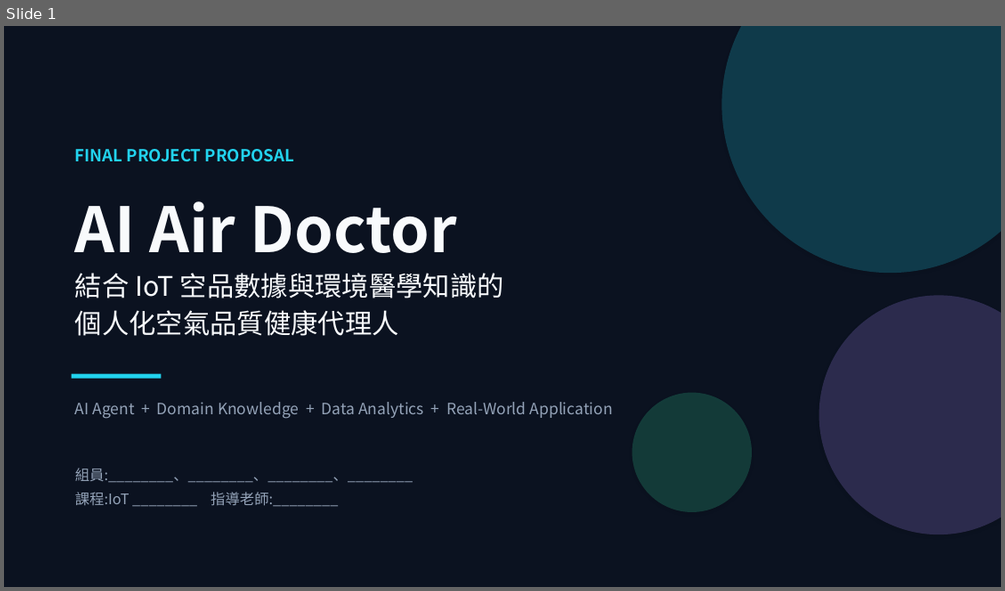
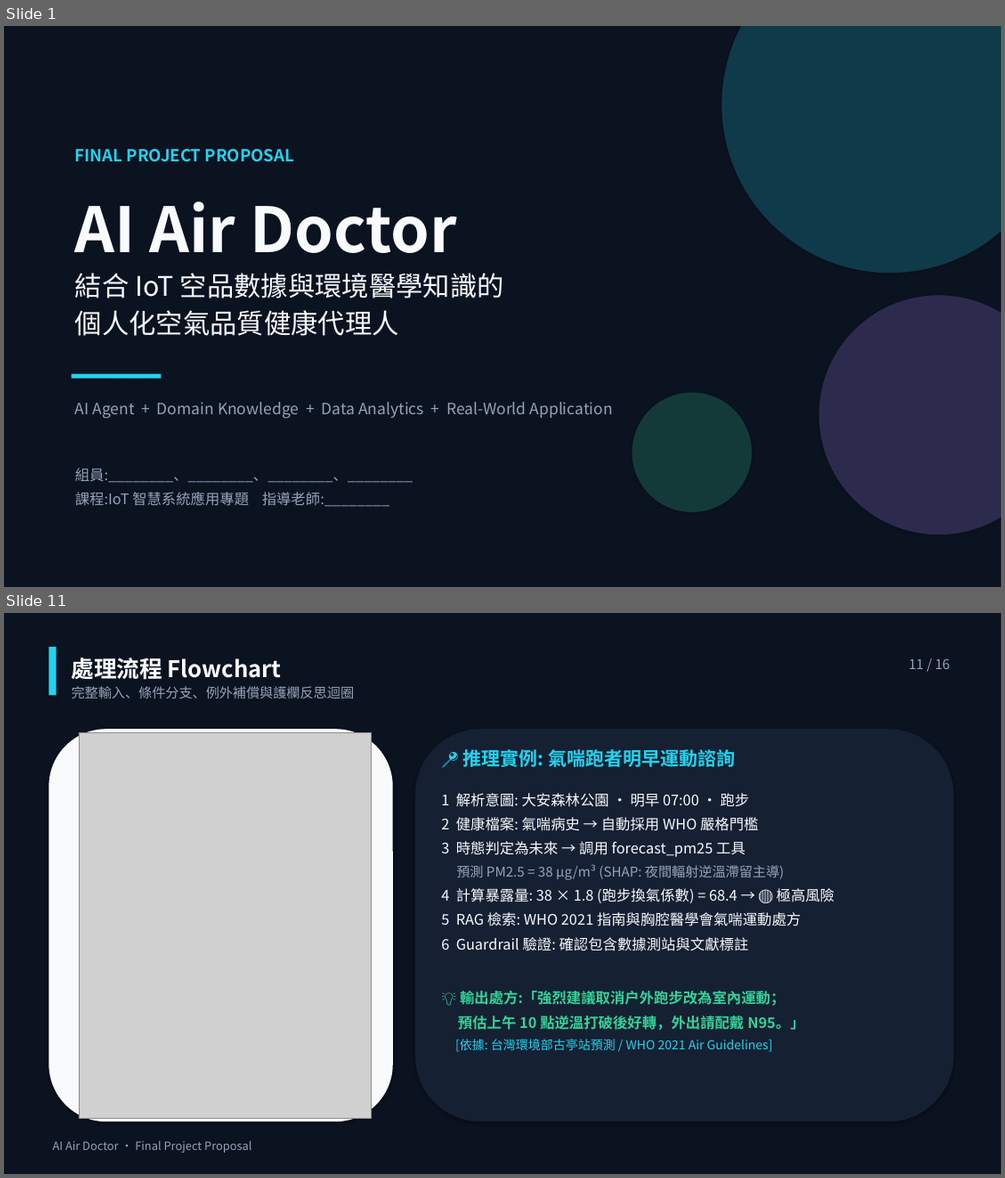
Before and after one commit to aghoniln/IOT_group_proposal, a slide deck: docs/Proposal_AI_Air_Doctor.pptx. Shown one above the other, each under a label of ours: slide 1 before the commit, slides 1 and 11 after it; the slides between them are not shown. The pictures are 1005x591 and 1005x1178 pixels, drawn with LibreOffice and Linux fonts; fonts in the diff are those of the drawing; grey boxes stand for pictures. Boxes give left, top, right and bottom in pixels: in the first picture for what was removed or moved away, otherwise in the second. Text is boxed around its words. In the diff, an @@ line names an element or a change of style, - is before the commit and + after.

```diff
--- a/docs/Proposal_AI_Air_Doctor.pptx
+++ b/docs/Proposal_AI_Air_Doctor.pptx
@@ slide 11 added at [4, 613, 1001, 1174], background #FFFFFF @@
@@ rectangle added at [4, 613, 1001, 1174], fill #0B1220 @@
@@ rectangle added at [48, 647, 57, 695], fill #22D3EE @@
@@ text added at [72, 657, 282, 680], 22 pt, text #F8FAFC, bold @@
+處理流程 Flowchart
@@ text added at [908, 659, 950, 669], 13 pt, text #94A3B8 @@
+11 / 16
@@ text added at [72, 686, 355, 698], 13 pt, text #94A3B8 @@
+完整輸入、條件分支、例外補償與護欄反思迴圈
@@ rounded rectangle added at [48, 729, 393, 1121], fill #F8FAFC @@
@@ picture added at [79, 732, 372, 1118] @@
@@ rounded rectangle added at [415, 729, 954, 1121], fill #152033 @@
@@ text added at [462, 749, 735, 767], 18 pt, text #22D3EE, bold @@
+📍 推理實例: 氣喘跑者明早運動諮詢
@@ text added at [441, 793, 834, 1052], 14 pt, text #F8FAFC @@
+1 解析意圖: 大安森林公園 · 明早 07:00 · 跑步
+2 健康檔案: 氣喘病史 → 自動採用 WHO 嚴格門檻
+3 時態判定為未來 → 調用 forecast_pm25 工具
+預測 PM2.5 = 38 μg/m³ (SHAP: 夜間輻射逆溫滯留主導)
+4 計算暴露量: 38 × 1.8 (跑步換氣係數) = 68.4 → 🔴 極高風險
+5 RAG 檢索: WHO 2021 指南與胸腔醫學會氣喘運動處方
+6 Guardrail 驗證: 確認包含數據測站與文獻標註
+💡 輸出處方:「強烈建議取消戶外跑步改為室內運動；
+預估上午 10 點逆溫打破後好轉，外出請配戴 N95。」
+[依據: 台灣環境部古亭站預測 / WHO 2021 Air Guidelines]
@@ text added at [53, 1141, 251, 1152], 11 pt, text #94A3B8 @@
+AI Air Doctor · Final Project Proposal
@@ slide 1 changed as well @@
@@ background #0B1220 to #FFFFFF @@
@@ rectangle added at [4, 26, 1001, 587], fill #0B1220 @@
@@ text at [75, 491, 389, 507]: text changed @@
-課程:IoT ________ 指導老師:________
+課程:IoT 智慧系統應用專題 指導老師:________
```
Also in this commit, not shown: 9 other slides changed, 5 other slides added, 4 slides removed, 7 other files.
